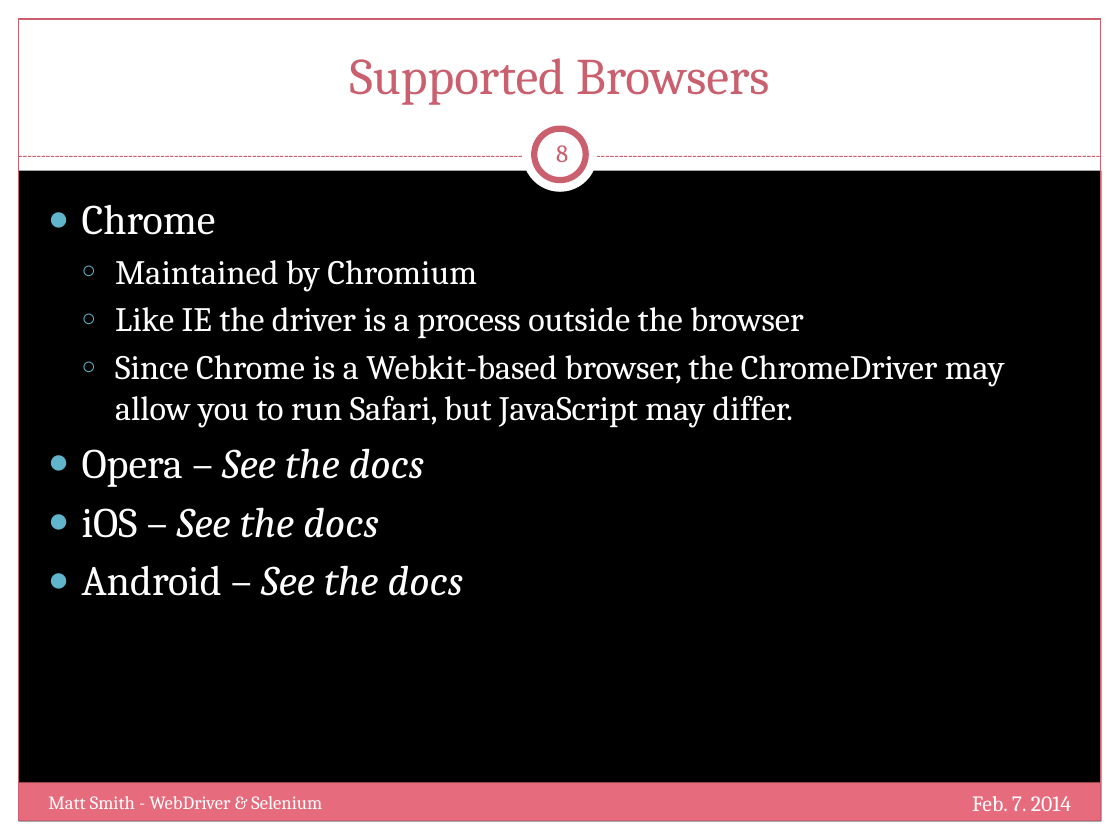
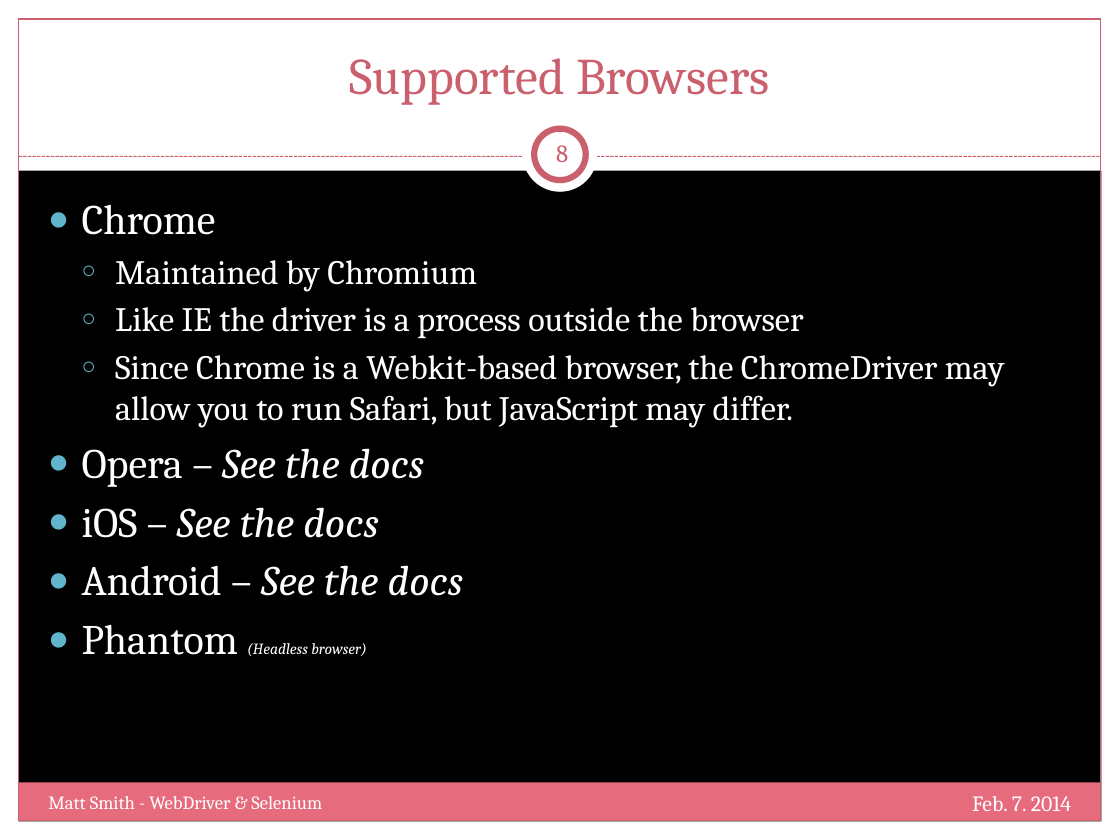
Before and after one commit to mtscout6/my-presentations, a slide deck: slide 8 of WebDriver/Slides.pptx. Drawn at 1120x840 pixels with LibreOffice and Linux fonts; fonts in the diff are those of the drawing; background and template pictures are left out. Boxes give left, top, right and bottom in pixels: in the first picture for what was removed or moved away, otherwise in the second. Text is boxed around its words. In the diff, an @@ line names an element or a change of style, - is before the commit and + after.

```diff
--- a/WebDriver/Slides.pptx
+++ b/WebDriver/Slides.pptx
@@ text at <box>82,624,366,656</box>: paragraph added @@
+● Phantom (Headless browser)
```
Also in this commit, not shown: 5 other slides changed, 9 slides added, 3 other files.
